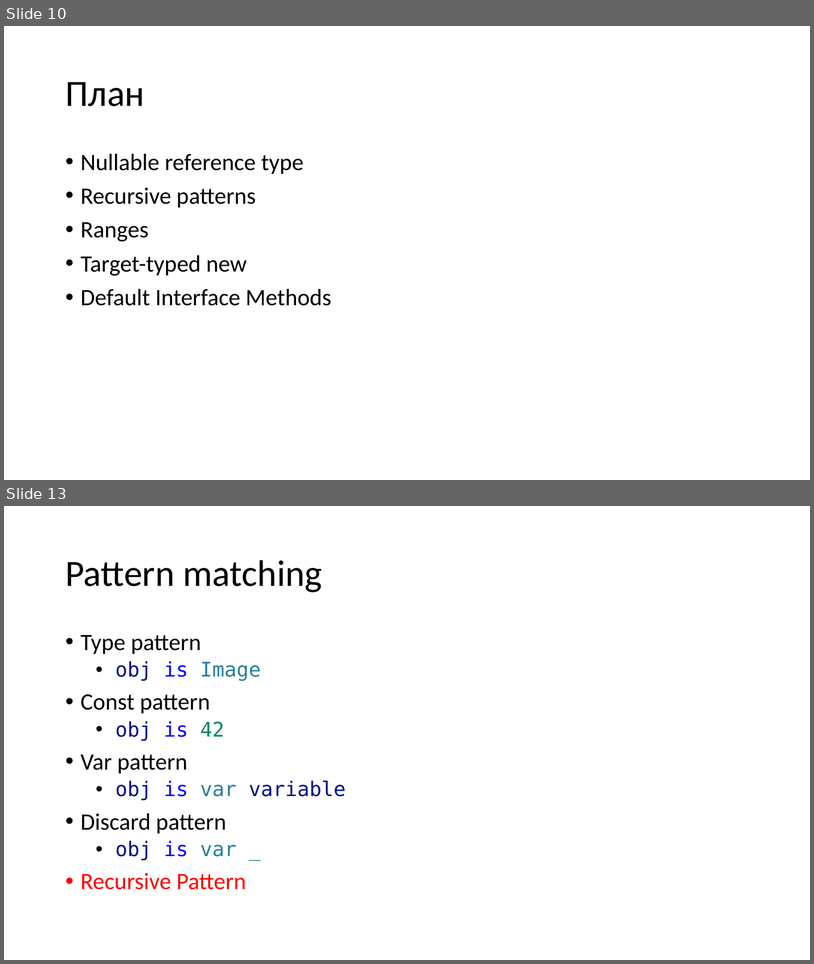
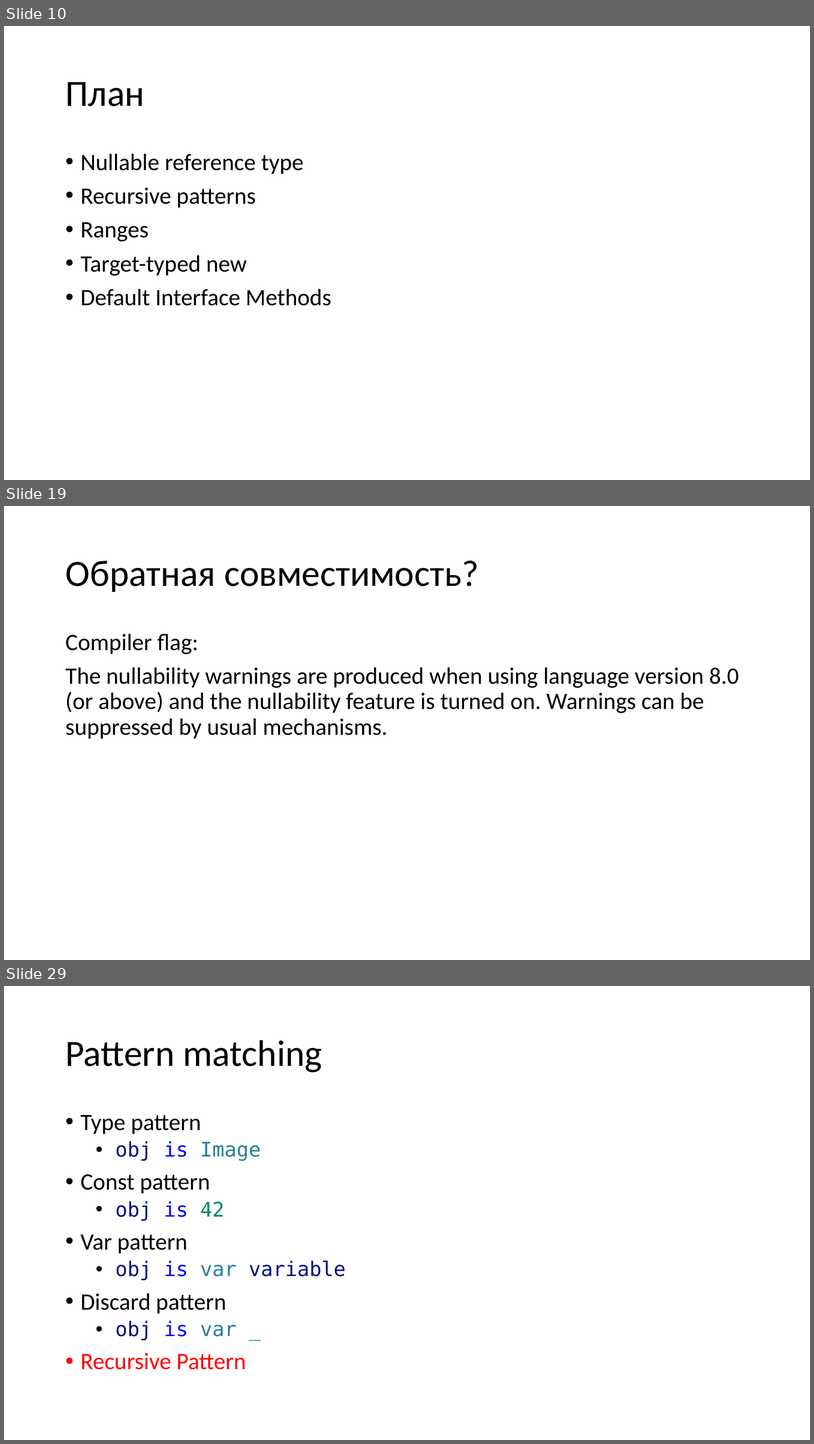
Before and after one commit to kugushev/presentations, a slide deck: Presentation.pptx. Shown one above the other, each under a label of ours: slides 10 and 13 before the commit, slides 10, 19 and 29 after it; the slides between them are not shown. The pictures are 814x964 and 814x1444 pixels, drawn with LibreOffice and Linux fonts; fonts in the diff are those of the drawing. Boxes give left, top, right and bottom in pixels: in the first picture for what was removed or moved away, otherwise in the second. Text is boxed around its words. In the diff, an @@ line names an element or a change of style, - is before the commit and + after.

```diff
--- a/Presentation.pptx
+++ b/Presentation.pptx
@@ slide 19 added at (4,506,810,960), background #FFFFFF @@
@@ title added at (65,561,479,592), 44 pt, text #000000 @@
+Обратная совместимость?
@@ text added at (65,633,740,739), 28 pt, text #000000 @@
+Compiler flag:
+The nullability warnings are produced when using language version 8.0 (or above) and the nullability feature is turned on. Warnings can be suppressed by usual mechanisms.
@@ what was slide 13 is now slide 29 @@
```
Also in this commit, not shown: 2 slides changed, 16 other slides added, 1 slide removed, 3 other files.
